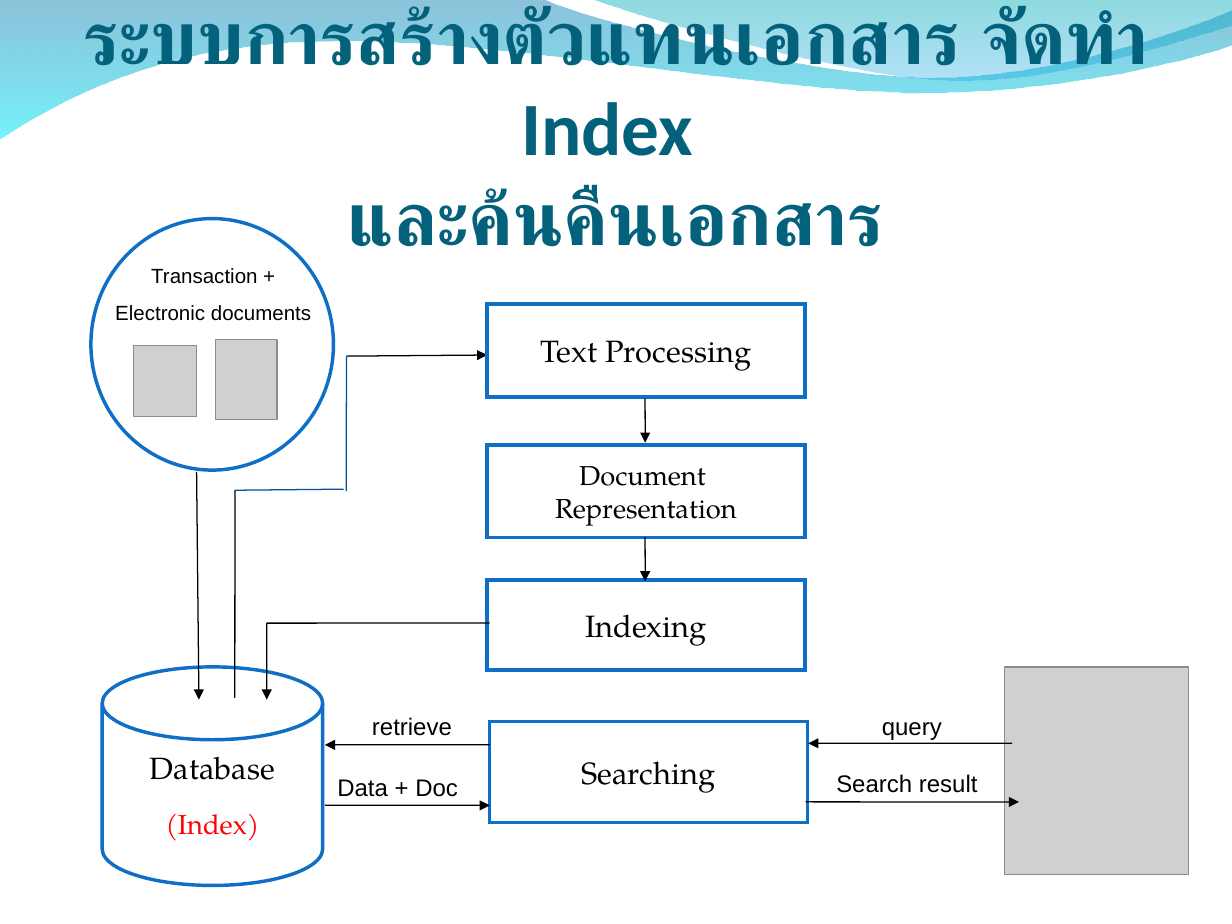
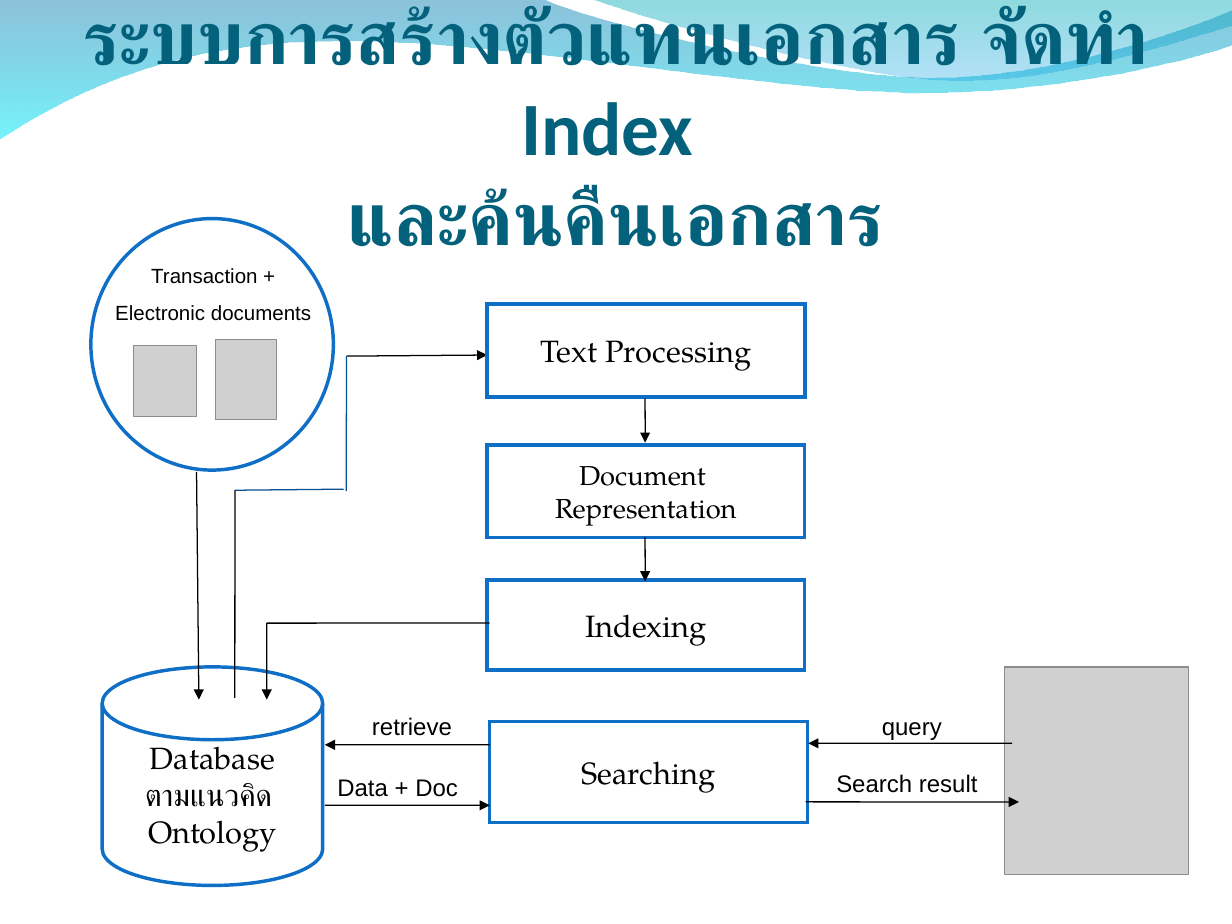
Before and after one commit to Thanaruk/edocument, a slide deck: slide 7 of รายงานความก้าวหน้า/ครั้งที่ 13_22มค54_present/การค้นคืนเอกสารอิเล็กทรอนิกส์_22มค2554.ppt. Drawn at 1232x924 pixels with LibreOffice and Linux fonts; fonts in the diff are those of the drawing; grey boxes stand for pictures; background and template pictures are left out. Boxes give left, top, right and bottom in pixels: in the first picture for what was removed or moved away, otherwise in the second. Text is boxed around its words. In the diff, an @@ line names an element or a change of style, - is before the commit and + after.

```diff
--- a/รายงานความก้าวหน้า/ครั้งที่ 13_22มค54_present/การค้นคืนเอกสารอิเล็กทรอนิกส์_22มค2554.ppt
+++ b/รายงานความก้าวหน้า/ครั้งที่ 13_22มค54_present/การค้นคืนเอกสารอิเล็กทรอนิกส์_22มค2554.ppt
@@ text in cylinder at (145, 783, 277, 852): text changed; size 16 to 18 pt; text colour #FF0000 to #000000 @@
-(Index)
+ตามแนวคิด
+Ontology
```
Also in this commit, not shown: 1 other slide changed, 3 other files.
